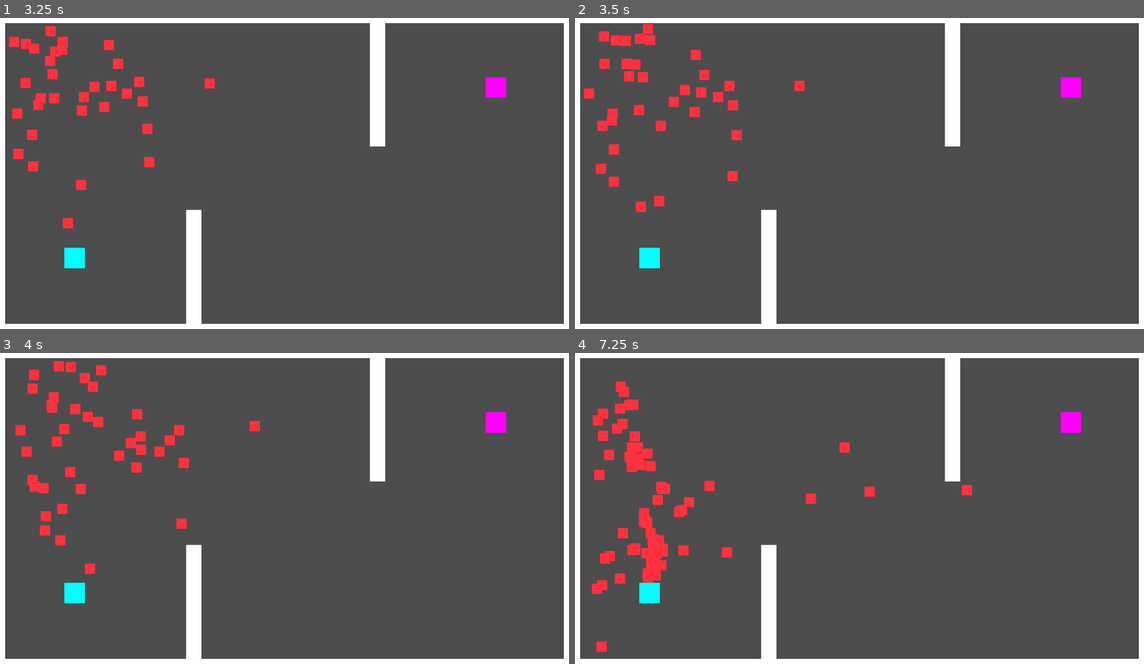
Above: before the commit, frames 1-4 (two rows, left to right).
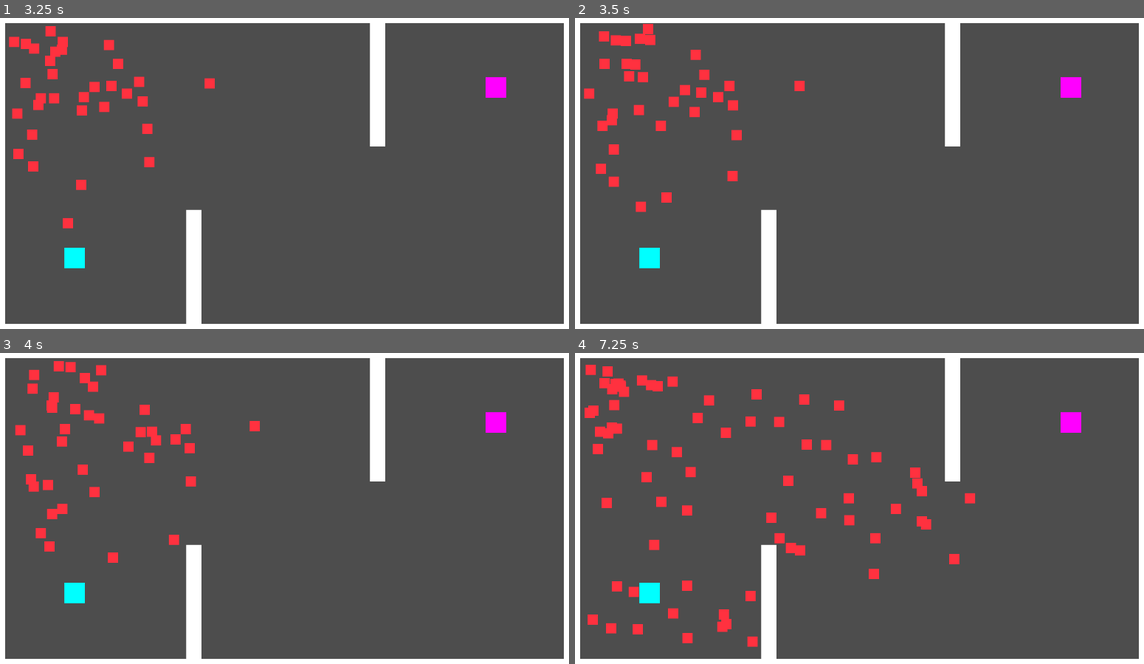
Above: after the commit, the same moments.

Repository: kvmet/kvmet
Game: Godot game, scene res://world.tscn
Two runs of this game, one before a commit and one after it. Both use one fixed random seed, a clock stepped at 60 frames per second and the inputs below.
Inputs:
- Up to frame 1 (3.25 s): no input
- Up to frame 2 (3.5 s): no input
- Up to frame 3 (4 s): no input
- Up to frame 4 (7.25 s): no input

Frame 1 is identical in both runs. In frame 2, 0.1% of the frame differs, in the area x 13-17%, y 56-61%; in frame 3, 2.1%; in frame 4, 6.5%, in the area x 1-71%, y 3-97%.

Commit message:
Auto stash before merge of "main" and "origin/main"

Diff:
--- a/swarm-logic/src/SpawnTimer.gd
+++ b/swarm-logic/src/SpawnTimer.gd
@@ -27,5 +27,5 @@
 
 	count += 1
 
-	if count > 250:
+	if count > 300:
 		self.stop()
--- a/swarm-logic/src/agents_node.gd
+++ b/swarm-logic/src/agents_node.gd
@@ -1,12 +1,32 @@
 extends Node2D
 
+@export var agents_per_frame = 1
+@export var shout_dist = 110
+
+var agent_num = 0
+var agents
+var shout_distance_squared = 0
 
 # Called when the node enters the scene tree for the first time.
 func _ready():
-	pass # Replace with function body.
+	shout_distance_squared = shout_dist * shout_dist
+	agents = get_tree().get_nodes_in_group("Agents")
 
 
 # Called every frame. 'delta' is the elapsed time since the previous frame.
 func _process(delta):
+	var start = agent_num
+	var end = min(agent_num + agents_per_frame, agents.size() - 1)
+	if end >= agents.size():
+		agent_num = 0
+	else:
+		agent_num = end
 
-	pass
+	for a in range(start,end):
+		for b in agents:
+			if (agents[a] != b and
+				agents[a].position.distance_squared_to(b.position) <= shout_distance_squared):
+					b.shout_at(agents[a],agents[a].step_counts,shout_dist)
+
+func _on_spawn_timer_spawn():
+	agents = get_tree().get_nodes_in_group("Agents")
--- a/swarm-logic/src/world.tscn
+++ b/swarm-logic/src/world.tscn
@@ -1,9 +1,8 @@
-[gd_scene load_steps=7 format=3 uid="uid://68pmb4r7im1p"]
+[gd_scene load_steps=6 format=3 uid="uid://68pmb4r7im1p"]
 
 [ext_resource type="PackedScene" uid="uid://b1o5sn4oqry7v" path="res://agent.tscn" id="1_meybq"]
 [ext_resource type="Script" path="res://agents_node.gd" id="1_sdalw"]
 [ext_resource type="Script" path="res://SpawnTimer.gd" id="3_gr8cv"]
-[ext_resource type="Script" path="res://StepTimer.gd" id="4_aix50"]
 
 [sub_resource type="RectangleShape2D" id="RectangleShape2D_0m54j"]
 size = Vector2(1200, 30)
@@ -128,11 +127,5 @@
 agent_scene = ExtResource("1_meybq")
 spawn_point = NodePath("../AgentSpawn")
 
-[node name="StepTimer" type="Timer" parent="Agents"]
-wait_time = 0.25
-autostart = true
-script = ExtResource("4_aix50")
-
-[connection signal="spawn" from="Agents/SpawnTimer" to="Agents/StepTimer" method="_on_spawn_timer_spawn"]
+[connection signal="spawn" from="Agents/SpawnTimer" to="Agents" method="_on_spawn_timer_spawn"]
 [connection signal="timeout" from="Agents/SpawnTimer" to="Agents/SpawnTimer" method="_on_timeout"]
-[connection signal="timeout" from="Agents/StepTimer" to="Agents/StepTimer" method="_on_timeout"]
Not shown, added: .github/workflows/ci.yml
Not shown, changed: .gitignore
Not shown, changed: README.md
Not shown, added: docs/inc/fonts/b612/B612-Bold.ttf
Not shown, added: docs/inc/fonts/b612/B612-BoldItalic.ttf
Not shown, added: docs/inc/fonts/b612/B612-Italic.ttf
Not shown, added: docs/inc/fonts/b612/B612-Regular.ttf
Not shown, added: docs/inc/fonts/b612/B612Mono-Bold.ttf
Not shown, added: docs/inc/fonts/b612/B612Mono-BoldItalic.ttf
Not shown, added: docs/inc/fonts/b612/B612Mono-Italic.ttf
Not shown, added: docs/inc/fonts/b612/B612Mono-Regular.ttf
Not shown, added: docs/inc/fonts/b612/OFL.txt
(and 188 more such lines)
